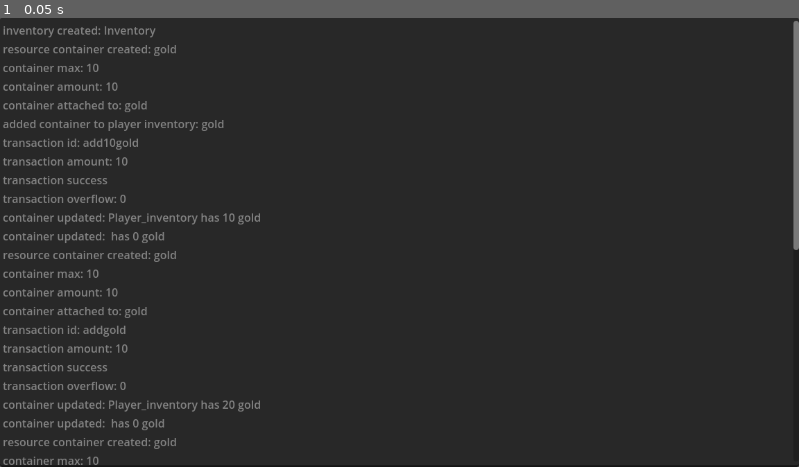
Above: before the commit, frame 1.
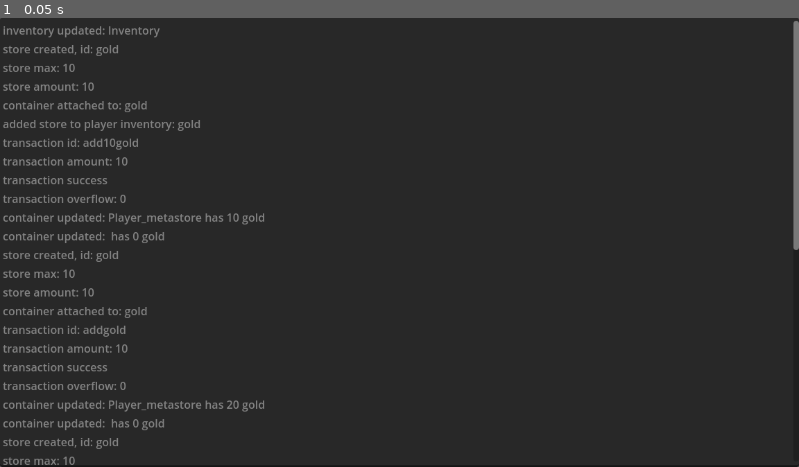
Above: after the commit, the same moment.

Repository: loteque/Godot-RMS
Game: Godot game, scene res://container_transaction_demo/demo.tscn
Two runs of this game, one before a commit and one after it. Both use one fixed random seed, a clock stepped at 60 frames per second and the inputs below. The project has no main scene, so this scene is started directly.
Inputs:
- Up to frame 1 (0.05 s): no input

The runs differ from the first frame. In frame 1, 1.6% of the frame differs, in the area x 0-34%, y 1-100%.

Commit message:
remove completed todos, debug prints; rename signals, update demo

Diff:
--- a/2d_resources_demo/container_panel.gd
+++ /dev/null
@@ -1,46 +0,0 @@
-extends PanelContainer
-
-@export var name_label: Label
-@export var amount_label: Label
-@export var consume_button: Button
-
-var container: ResourceContainer
-
-func create_container(
-    con_nam: String,
-    con_amt: int,
-    con_min_amt: int,
-    con_max_amt: int,
-    inv_id: String = "",
-    inv_idx: int = 0
-    ):
-
-    container = ResourceContainer.new(
-        con_nam,
-        con_amt,
-        con_min_amt,
-        con_max_amt,
-        inv_id,
-        inv_idx
-        )
-
-    name_label.text = con_nam
-    amount_label.text = str(con_amt)
-    name = con_nam
-
-    var sig_str = container.get_signal_str()
-    container.connect(sig_str, _on_updated)
-
-    return self
-
-func _on_updated(transaction_name, amount):
-    amount_label.text = str(amount)
-    print("caught container signal from: "
-    + transaction_name +
-    ", amount: "
-    + str(amount) +
-    ", with remainder: ")
-
-func _on_consume_pressed():
-    container.transaction.execute()
-    print("_on_consume_pressed")
--- a/2d_resources_demo/container_panel.tscn
+++ /dev/null
@@ -1,34 +0,0 @@
-[gd_scene load_steps=2 format=3 uid="uid://doxc2a86fb2l8"]
-
-[ext_resource type="Script" path="res://container_transaction_demo/container_panel.gd" id="1_3nfov"]
-
-[node name="ConsumablePanel" type="PanelContainer" node_paths=PackedStringArray("name_label", "amount_label", "consume_button")]
-size_flags_vertical = 3
-script = ExtResource("1_3nfov")
-name_label = NodePath("VBoxContainer/Label")
-amount_label = NodePath("VBoxContainer/Label2")
-consume_button = NodePath("VBoxContainer/HBoxContainer/Consume")
-
-[node name="VBoxContainer" type="VBoxContainer" parent="."]
-layout_mode = 2
-
-[node name="Label" type="Label" parent="VBoxContainer"]
-layout_mode = 2
-text = "Name"
-
-[node name="Label2" type="Label" parent="VBoxContainer"]
-layout_mode = 2
-text = "Amt
-"
-
-[node name="HBoxContainer" type="HBoxContainer" parent="VBoxContainer"]
-visible = false
-layout_mode = 2
-
-[node name="Consume" type="Button" parent="VBoxContainer/HBoxContainer"]
-layout_mode = 2
-size_flags_horizontal = 3
-text = "Consume
-"
-
-[connection signal="pressed" from="VBoxContainer/HBoxContainer/Consume" to="." method="_on_consume_pressed"]
--- a/2d_resources_demo/controlls.gd
+++ /dev/null
@@ -1,13 +0,0 @@
-extends Node
-
-@export var player: Node
-
-var speed = 400
-
-func get_input():
-	var input_direction = Input.get_vector("left", "right", "up", "down")
-	player.velocity = input_direction * speed
-
-func _physics_process(_delta):
-	get_input()
-	player.move_and_slide()
--- a/2d_resources_demo/demo.tscn
+++ /dev/null
@@ -1,8 +0,0 @@
-[gd_scene load_steps=2 format=3 uid="uid://du0fym7a6rj2n"]
-
-[ext_resource type="PackedScene" uid="uid://tfptfs83vcex" path="res://2d_resources_demo/player.tscn" id="2_o0dv8"]
-
-[node name="Demo" type="Node2D"]
-
-[node name="Player" parent="." instance=ExtResource("2_o0dv8")]
-position = Vector2(120, 60)
--- a/2d_resources_demo/player.gd
+++ /dev/null
@@ -1,6 +0,0 @@
-extends CharacterBody2D
-
-#this is representative of a user script
-#it should make calls to the lib
-#at the surfaces and not use directly
-#logic from the library.
--- a/2d_resources_demo/player.tscn
+++ /dev/null
@@ -1,42 +0,0 @@
-[gd_scene load_steps=8 format=3 uid="uid://tfptfs83vcex"]
-
-[ext_resource type="Script" path="res://2d_resources_demo/player.gd" id="1_vc03j"]
-[ext_resource type="PackedScene" uid="uid://20yajpl4yj87" path="res://2d_resources_demo/player_ui.tscn" id="2_i37n7"]
-[ext_resource type="Texture2D" uid="uid://b8qnoghd7pwth" path="res://proto_kenney_assets/kenney_simple-space/PNG/Default/ship_A.png" id="2_nn7te"]
-[ext_resource type="Script" path="res://2d_resources_demo/controlls.gd" id="3_hgosm"]
-[ext_resource type="Script" path="res://Inventory.gd" id="5_1n5ou"]
-
-[sub_resource type="CapsuleShape2D" id="CapsuleShape2D_t3hom"]
-radius = 5.0
-height = 14.0
-
-[sub_resource type="CircleShape2D" id="CircleShape2D_fuy3r"]
-radius = 39.8121
-
-[node name="Player" type="CharacterBody2D" groups=["Collectors"]]
-script = ExtResource("1_vc03j")
-
-[node name="player_ui" parent="." instance=ExtResource("2_i37n7")]
-
-[node name="PlayerSprite" type="Sprite2D" parent="."]
-texture = ExtResource("2_nn7te")
-
-[node name="CollisionShape2D" type="CollisionShape2D" parent="."]
-position = Vector2(0, -3)
-shape = SubResource("CapsuleShape2D_t3hom")
-
-[node name="Controlls" type="Node" parent="." node_paths=PackedStringArray("player")]
-script = ExtResource("3_hgosm")
-player = NodePath("..")
-
-[node name="HasInventory" type="Node" parent="." node_paths=PackedStringArray("player")]
-script = ExtResource("5_1n5ou")
-player = NodePath("..")
-container_size_limit = 100
-
-[node name="Area2D" type="Area2D" parent="."]
-
-[node name="CollisionShape2D" type="CollisionShape2D" parent="Area2D"]
-shape = SubResource("CircleShape2D_fuy3r")
-
-[connection signal="area_entered" from="Area2D" to="HasInventory" method="_on_area_2d_area_entered"]
--- a/2d_resources_demo/player_ui.gd
+++ /dev/null
@@ -1,3 +0,0 @@
-extends CanvasLayer
-
-@export var resource_list: VBoxContainer
--- a/2d_resources_demo/player_ui.tscn
+++ /dev/null
@@ -1,20 +0,0 @@
-[gd_scene load_steps=3 format=3 uid="uid://20yajpl4yj87"]
-
-[ext_resource type="PackedScene" uid="uid://doxc2a86fb2l8" path="res://2d_resources_demo/container_panel.tscn" id="1_cgq8q"]
-[ext_resource type="Script" path="res://2d_resources_demo/player_ui.gd" id="1_f1f6r"]
-
-[node name="player_ui" type="CanvasLayer" node_paths=PackedStringArray("resource_list")]
-script = ExtResource("1_f1f6r")
-resource_list = NodePath("ResourceList")
-
-[node name="ResourceList" type="VBoxContainer" parent="."]
-offset_right = 40.0
-offset_bottom = 40.0
-
-[node name="ResourcesCollected" type="Label" parent="ResourceList"]
-layout_mode = 2
-text = "Resources Collected"
-
-[node name="ContainerPanel" parent="ResourceList" instance=ExtResource("1_cgq8q")]
-visible = false
-layout_mode = 2
--- a/2d_resources_demo/resource_node.gd
+++ /dev/null
@@ -1 +0,0 @@
-extends RigidBody2D
--- a/2d_resources_demo/resource_node.tscn
+++ /dev/null
@@ -1,35 +0,0 @@
-[gd_scene load_steps=6 format=3 uid="uid://bkoo88m2j4jej"]
-
-[ext_resource type="Script" path="res://2d_resources_demo/resource_node.gd" id="1_20eiq"]
-[ext_resource type="Texture2D" uid="uid://b10ytvflwvgyo" path="res://proto_kenney_assets/kenney_simple-space/PNG/Default/meteor_small.png" id="1_81eju"]
-[ext_resource type="Script" path="res://ResourceContainer.gd" id="3_ixwht"]
-
-[sub_resource type="CircleShape2D" id="CircleShape2D_r8mpn"]
-radius = 16.0312
-
-[sub_resource type="CircleShape2D" id="CircleShape2D_f4r32"]
-radius = 15.0333
-
-[node name="ResourceNode" type="RigidBody2D"]
-gravity_scale = 0.0
-script = ExtResource("1_20eiq")
-
-[node name="Sprite2D" type="Sprite2D" parent="."]
-modulate = Color(0.192157, 0.423529, 1, 1)
-texture = ExtResource("1_81eju")
-
-[node name="CollisionShape2D" type="CollisionShape2D" parent="."]
-shape = SubResource("CircleShape2D_r8mpn")
-
-[node name="HasResource" type="Node" parent="."]
-script = ExtResource("3_ixwht")
-id = "oxygen"
-amount = 10
-max_amount = 10
-
-[node name="Area2D" type="Area2D" parent="."]
-
-[node name="CollisionShape2D" type="CollisionShape2D" parent="Area2D"]
-shape = SubResource("CircleShape2D_f4r32")
-
-[connection signal="area_entered" from="Area2D" to="." method="_on_area_2d_area_entered"]
--- a/Inventory.gd
+++ b/Inventory.gd
@@ -5,34 +5,34 @@
 @export var container_size_limit: int
 @export var max_containers: int
 
-var _inventory: Metastore
+var _metastore: Metastore
 
-signal inventory_created(inventory:Inventory)
-signal added_container(container: Store)
-signal removed_container(container: Store)
-signal container_rejected(rejected_status)
+signal inventory_updated(inventory:Inventory)
+signal added_store(store: Store)
+signal removed_store(store: Store)
+signal rejected_store(rejected_status)
 
-func create_inventory():
-    _inventory = Metastore.new(
-        str(player.get_name()) + "_inventory",
+func create_metastore():
+    _metastore = Metastore.new(
+        str(player.get_name()) + "_metastore",
         0,
         10,
         0,
         100
     )
-    inventory_created.emit(self)
+    inventory_updated.emit(self)
 
-func get_inventory():
-    if !_inventory:
+func get_metastore():
+    if !_metastore:
         return
-    return _inventory
+    return _metastore
 
-func add_container(container, idx):
-    if _inventory.get_stores().size() >= max_containers:
+func add_store(store, idx):
+    if _metastore.get_stores().size() >= max_containers:
         return
 
-    _inventory.add_store(container, idx)
-    added_container.emit(container)
+    _metastore.add_store(store, idx)
+    added_store.emit(store)
 
 func _ready():
-    create_inventory()
+    create_metastore()
--- a/ResourceContainer.gd
+++ b/ResourceContainer.gd
@@ -8,15 +8,16 @@
 @export var min_amount: int
 @export var max_amount: int
 @export var depletable: bool = true
+    # TODO: #11 User should be able to use a resource to store preconfigured values for a resource item and pass the resource to init
 @export var resource: Resource
 
-var container: Store
+var store: Store
 var transaction_exit_status: int
 
-signal created_container(container: Store)
-signal attached_container(attached_to: ResourceContainer)
-signal removed_container(removed_from: ResourceContainer)
-signal updated_container(
+signal created_store(container: Store)
+signal attached_store(attached_to: ResourceContainer)
+signal removed_store(removed_from: ResourceContainer)
+signal updated_store(
     id: String,
     amount: int,
     inventory_name: String,
@@ -26,12 +27,12 @@
     exit_status: Transaction.ExitStatus
 )
 
-func get_container():
-    return container
+func get_store():
+    return store
 
-func create_container():
+func create_store():
 
-    container = Store.new(
+    store = Store.new(
         id,
         amount,
         min_amount,
@@ -41,23 +42,23 @@
         0
         )
 
-    created_container.emit(container)
-    attached_container.emit(self)
+    created_store.emit(store)
+    attached_store.emit(self)
 
-func attach_store(store):
-    container = store
-    attached_container.emit()
+func attach_store(new_store):
+    store = new_store
+    attached_store.emit()
 
 func _execute_transaction(transaction: Transaction) -> Transaction.ExitStatus:
     var exit_status = transaction.execute()
     transaction_executed.emit(transaction, exit_status)
     if exit_status.get_error() == transaction.ERROR.success:
-        updated_container.emit(
+        updated_store.emit(
             transaction.get_reciever().get_id(),
             transaction.get_reciever().get_amount(),
             transaction.get_reciever().get_inventory_id()
         )
-        updated_container.emit(
+        updated_store.emit(
             transaction.get_sender().get_id(),
             transaction.get_sender().get_amount(),
             transaction.get_sender().get_inventory_id()
@@ -65,72 +66,54 @@
 
     return exit_status
 
-func send_update_to_inventory(reciever_inventory: Inventory):
+func send_update_to_inventory(target_inventory: Inventory):
 
+    #TODO: #16 ResourceContainer::send_update_to_inventory() should push_info exit_status in debug builds and editor mode
     var exit_status: Transaction.ExitStatus
-    var reciever_container = reciever_inventory.get_inventory().get_store_by_name(
-        container.get_id()
+    var reciever_store = target_inventory.get_metastore().get_store_by_name(
+        store.get_id()
     )
 
-    if reciever_container:
-
-        #debug
-        print("reciever_container: " + str(reciever_container))
-        print("reciever_inventory container id: " + str(reciever_container.get_id()))
-        print("reciever_inventory container max: " + str(reciever_container.get_max_amount()))
-        print("inventory container max: " + str(reciever_inventory.get_inventory().get_store_max_size()))
+    if reciever_store:
 
         var transaction = Transaction.new(
-            container,
-            reciever_container,
-            "add" + container.get_id(),
-            container.get_amount()
+            store,
+            reciever_store,
+            "add" + store.get_id(),
+            store.get_amount()
         )
 
         exit_status = _execute_transaction(transaction)
-        print("transaction error code: " + str(exit_status))
 
     else:
-        var new_container = Store.new(
-            container.get_id(),
+        var new_store = Store.new(
+            store.get_id(),
             0,
             0,
-            reciever_inventory.get_inventory().get_store_max_size(),
+            target_inventory.get_metastore().get_store_max_size(),
             true,
-            reciever_inventory.get_inventory().get_id(),
+            target_inventory.get_metastore().get_id(),
             0,
         )
 
-        #debug
-        print("container id: " + str(new_container.get_id()))
-        print("container max: " + str(new_container.get_max_amount()))
-        print("inventory container max: " + str(reciever_inventory.get_inventory().get_store_max_size()))
-
-        reciever_inventory.add_container(
-            new_container,
+        target_inventory.add_store(
+            new_store,
             0
         )
 
         var transaction = Transaction.new(
-            container,
-            new_container,
-            "add" + str(container.get_amount()) + container.get_id(),
-            container.get_amount()
+            store,
+            new_store,
+            "add" + str(store.get_amount()) + store.get_id(),
+            store.get_amount()
         )
-
-        # debug
-        print(str(transaction.get_sender(), transaction.get_reciever(), transaction.get_rate()))
 
         exit_status = _execute_transaction(transaction)
 
-        # debug
-        print("transaction error code: " + str(exit_status.get_error()))
-        print("transaction overflow: " + str(exit_status.get_overflow()))
-
-    if container.is_depleted():
-        removed_container.emit(self)
+    if store.is_depleted():
+        removed_store.emit(self)
         queue_free()
 
 
 func _ready():
-    create_container()
+    create_store()
--- a/container_transaction_demo/demo.gd
+++ b/container_transaction_demo/demo.gd
@@ -1,5 +1,5 @@
 extends Node
-
+    #todo: #17 finish testing all signal scenarios in demo
 @export var gold: ResourceContainer
 var player_inventory: Inventory
 
@@ -16,11 +16,11 @@
     new_gold.min_amount = 0
     new_gold.max_amount = 10
     new_gold.amount = 10
-    new_gold.connect("created_container", _on_resource_container_created_container)
-    new_gold.connect("attached_container", _on_resource_container_attached_container)
+    new_gold.connect("created_store", _on_resource_container_created_store)
+    new_gold.connect("attached_store", _on_resource_container_attached_store)
     new_gold.connect("transaction_executed", _on_resource_container_transaction_executed)
-    new_gold.connect("updated_container", _on_resource_container_updated_container)
-    new_gold.connect("removed_container", _on_resource_container_removed_container)
+    new_gold.connect("updated_store", _on_resource_container_updated_store)
+    new_gold.connect("removed_store", _on_resource_container_removed_store)
     add_child(new_gold)
     new_gold.send_update_to_inventory(player_inventory)
 
@@ -29,11 +29,11 @@
     gold.min_amount = 0
     gold.max_amount = 10
     gold.amount = 10
-    gold.connect("created_container", _on_resource_container_created_container)
-    gold.connect("attached_container", _on_resource_container_attached_container)
+    gold.connect("created_store", _on_resource_container_created_store)
+    gold.connect("attached_store", _on_resource_container_attached_store)
     gold.connect("transaction_executed", _on_resource_container_transaction_executed)
-    gold.connect("updated_container", _on_resource_container_updated_container)
-    gold.connect("removed_container", _on_resource_container_removed_container)
+    gold.connect("updated_store", _on_resource_container_updated_store)
+    gold.connect("removed_store", _on_resource_container_removed_store)
     add_child(gold)
     gold.send_update_to_inventory(player_inventory)
 
@@ -41,11 +41,11 @@
     gold_110.max_amount = 110
     gold_110.amount = 110
     add_child(gold_110)
-    gold_110.connect("created_container", _on_resource_container_created_container)
-    gold_110.connect("attached_container", _on_resource_container_attached_container)
+    gold_110.connect("created_store", _on_resource_container_created_store)
+    gold_110.connect("attached_store", _on_resource_container_attached_store)
     gold_110.connect("transaction_executed", _on_resource_container_transaction_executed)
-    gold_110.connect("updated_container", _on_resource_container_updated_container)
-    gold_110.connect("removed_container", _on_resource_container_removed_container)
+    gold_110.connect("updated_store", _on_resource_container_updated_store)
+    gold_110.connect("removed_store", _on_resource_container_removed_store)
     gold_110.send_update_to_inventory(player_inventory)
 
     gold = ResourceContainer.new()
@@ -53,28 +53,28 @@
     gold.max_amount = 110
     gold.amount = 110
     add_child(gold)
-    gold.connect("created_container", _on_resource_container_created_container)
-    gold.connect("attached_container", _on_resource_container_attached_container)
+    gold.connect("created_store", _on_resource_container_created_store)
+    gold.connect("attached_store", _on_resource_container_attached_store)
     gold.connect("transaction_executed", _on_resource_container_transaction_executed)
-    gold.connect("updated_container", _on_resource_container_updated_container)
-    gold.connect("removed_container", _on_resource_container_removed_container)
+    gold.connect("updated_store", _on_resource_container_updated_store)
+    gold.connect("removed_store", _on_resource_container_removed_store)
     gold.send_update_to_inventory(player_inventory)
 
-func _on_resource_container_created_container(container):
-    result = result + "resource container created: " + str(container.get_id()) + "\n"
-    result = result + "container max: " + str(container.get_max_amount()) + "\n"
-    result = result + "container amount: " + str(container.get_amount()) + "\n"
+func _on_resource_container_created_store(store):
+    result = result + "store created, id: " + str(store.get_id()) + "\n"
+    result = result + "store max: " + str(store.get_max_amount()) + "\n"
+    result = result + "store amount: " + str(store.get_amount()) + "\n"
 
 
-func _on_resource_container_attached_container(attached_to):
+func _on_resource_container_attached_store(attached_to):
     result = result + "container attached to: " + str(attached_to.id) + "\n"
 
-func _on_inventory_inventory_created(inventory):
+func _on_inventory_updated(inventory):
     player_inventory = inventory
-    result = result + "inventory created: " + str(inventory.name) + "\n"
+    result = result + "inventory updated: " + str(inventory.name) + "\n"
 
-func _on_inventory_added_container(container):
-    result = result + "added container to player inventory: " + str(container.get_id()) + "\n"
+func _on_inventory_added_store(store):
+    result = result + "added store to player inventory: " + str(store.get_id()) + "\n"
 
 func _on_resource_container_transaction_executed(transaction, exit_status):
     result = result + "transaction id: " + str(transaction.get_id()) + "\n"
@@ -87,9 +87,9 @@
     else:
         result = result + "transaction failed with error code: " + str(exit_status.get_error()) + "\n"
 
-func _on_resource_container_updated_container(id:String, amount:int, inventory_id):
+func _on_resource_container_updated_store(id:String, amount:int, inventory_id):
     result = result + "container updated: " + str(inventory_id) + " has " + str(amount) + " " + str(id) + "\n"
     output.text = result
 
-func _on_resource_container_removed_container(removed_from:ResourceContainer):
+func _on_resource_container_removed_store(removed_from:ResourceContainer):
     result = result + "removed container from " + str(removed_from) + "\n"
--- a/container_transaction_demo/demo.tscn
+++ b/container_transaction_demo/demo.tscn
@@ -32,10 +32,9 @@
 grow_vertical = 2
 editable = false
 
-[connection signal="added_container" from="Player/Inventory" to="." method="_on_inventory_added_container"]
-[connection signal="inventory_created" from="Player/Inventory" to="." method="_on_inventory_inventory_created"]
-[connection signal="attached_container" from="Gold" to="." method="_on_resource_container_attached_container"]
-[connection signal="created_container" from="Gold" to="." method="_on_resource_container_created_container"]
-[connection signal="removed_container" from="Gold" to="." method="_on_resource_container_removed_container"]
+[connection signal="added_store" from="Player/Inventory" to="." method="_on_inventory_added_store"]
+[connection signal="inventory_updated" from="Player/Inventory" to="." method="_on_inventory_updated"]
+[connection signal="attached_store" from="Gold" to="." method="_on_resource_container_attached_store"]
+[connection signal="created_store" from="Gold" to="." method="_on_resource_container_created_store"]
 [connection signal="transaction_executed" from="Gold" to="." method="_on_resource_container_transaction_executed"]
-[connection signal="updated_container" from="Gold" to="." method="_on_resource_container_updated_container"]
+[connection signal="updated_store" from="Gold" to="." method="_on_resource_container_updated_store"]
--- a/metastore.gd
+++ b/metastore.gd
@@ -32,7 +32,7 @@
 func get_store_by_name(store_id) -> Store:
     var selected: Store
 
-    # gonna need a better search
+    # TODO: #13 gonna need a better search
     for store in _stores:
         if !store:
             print("inventory is empty")
@@ -42,10 +42,9 @@
         if store._id == store_id:
             selected = store
         else:
+            # TODO: #15 MetaStore::get_store_by_name() needs info and error handling
             print("no match in inventory_container")
 
-    print("looked up: " + store_id)
-    print("found: " + str(selected))
     return selected
 
 func add_store(store: Store, metastore_index: int):
@@ -58,7 +57,6 @@
 
         _stores.insert(metastore_index, store)
 
-# c_id is container_id?
 func remove_store(store_id: String):
     var selected = get_store_by_name(store_id)
 
@@ -66,7 +64,7 @@
         return
 
     if selected:
-        # .get_inventory_index()
+        # TODO: #14 Metastore::remove_store() should call .get_inventory_index()
         _stores[selected._metastore_index] = null
 
 func _init(
--- a/store.gd
+++ b/store.gd
@@ -1,7 +1,6 @@
 extends Resource
 class_name Store
 
-# no exports needed
 var _id: String
 var _amount: int
 var _min_amount: int
@@ -96,7 +95,6 @@
 func add(rate):
     if state == STATE.full:
         status = STATUS.unavailable
-        print(str(status))
         return
 
     var new_amount = _amount + rate
--- a/transaction.gd
+++ b/transaction.gd
@@ -69,7 +69,7 @@
             _reciever.add(_rate)
             exit_status.set_status(ERROR.success, overflow)
 
-    #debug
+    # TODO: #12 exit_status erros should only be returned in editormode and debug buiilds
     if exit_status.get_error() != ERROR.success:
         push_warning("transaction.execute(), error code: " + str(exit_status.get_error()))
 
